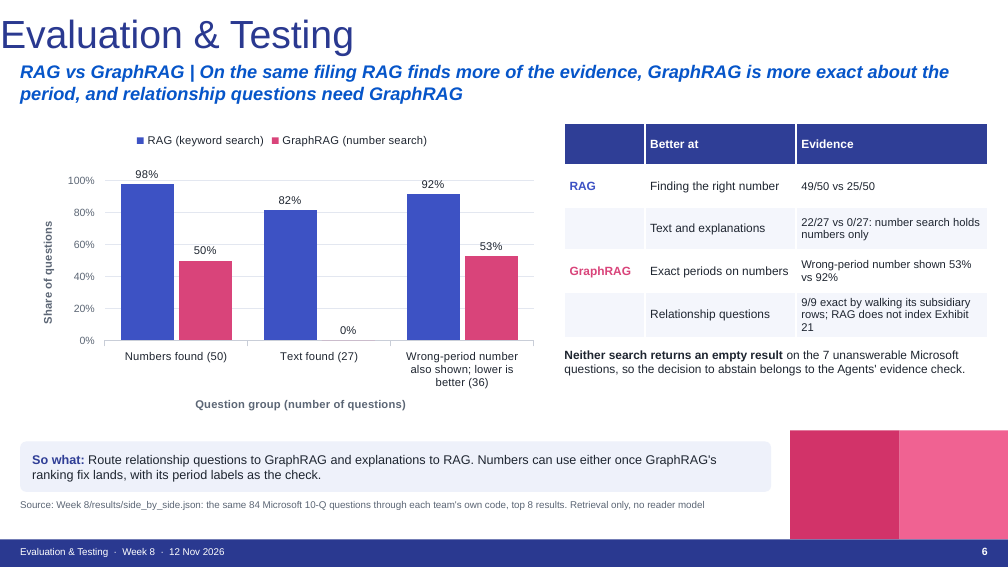
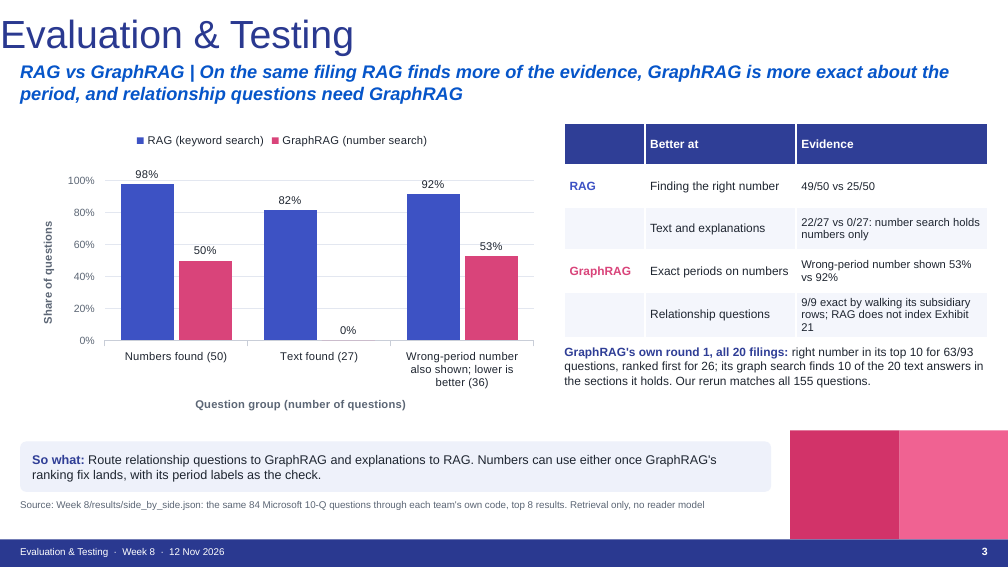
Before and after one commit to thomassong0604-oss/kpmg-eval, a slide deck: slide 3 of Week 8/deck/KPMG_Eval_Week8_11-12.pptx (slide 6 before the commit). Drawn at 1008x567 pixels with LibreOffice and Linux fonts; fonts in the diff are those of the drawing. Boxes give left, top, right and bottom in pixels: in the first picture for what was removed or moved away, otherwise in the second. Text is boxed around its words. In the diff, an @@ line names an element or a change of style, - is before the commit and + after.

```diff
--- a/Week 8/deck/KPMG_Eval_Week8_11-12.pptx
+++ b/Week 8/deck/KPMG_Eval_Week8_11-12.pptx
@@ text at (564, 347, 983, 387): text changed @@
-Neither search returns an empty result on the 7 unanswerable Microsoft questions, so the decision to abstain belongs to the Agents' evidence check.
+GraphRAG's own round 1, all 20 filings: right number in its top 10 for 63/93 questions, ranked first for 26; its graph search finds 10 of the 20 text answers in the sections it holds. Our rerun matches all 155 questions.
```
Also in this commit, not shown: 10 other slides changed, 4 other files.
